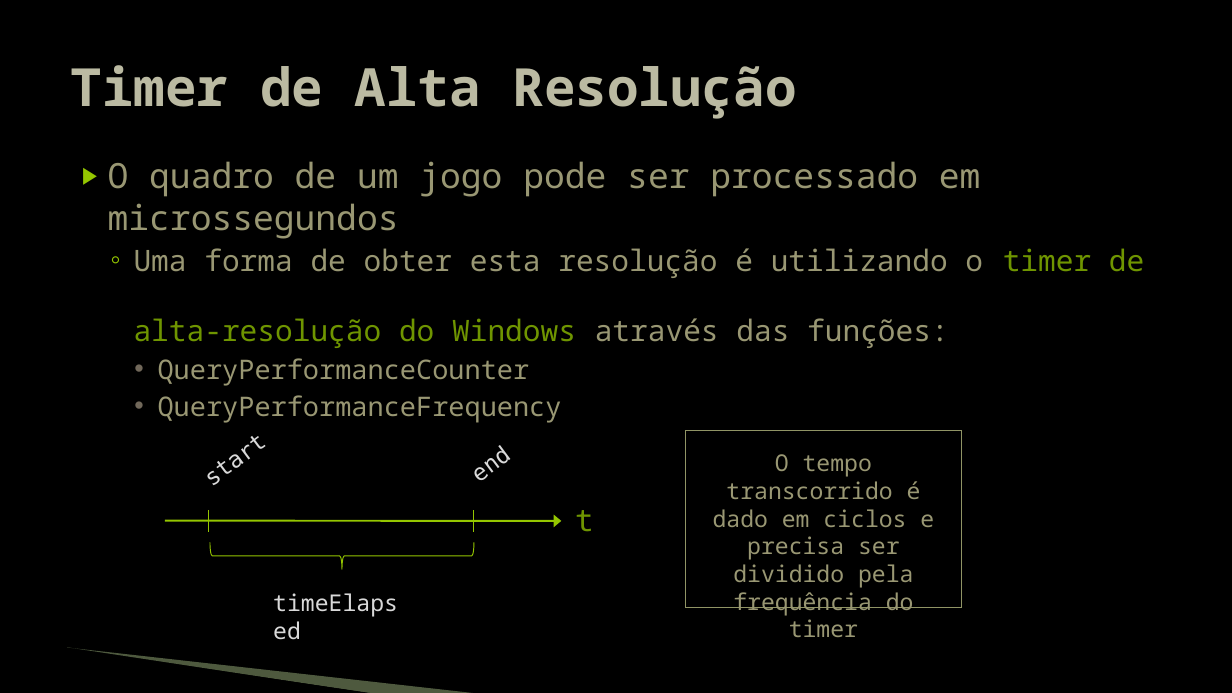
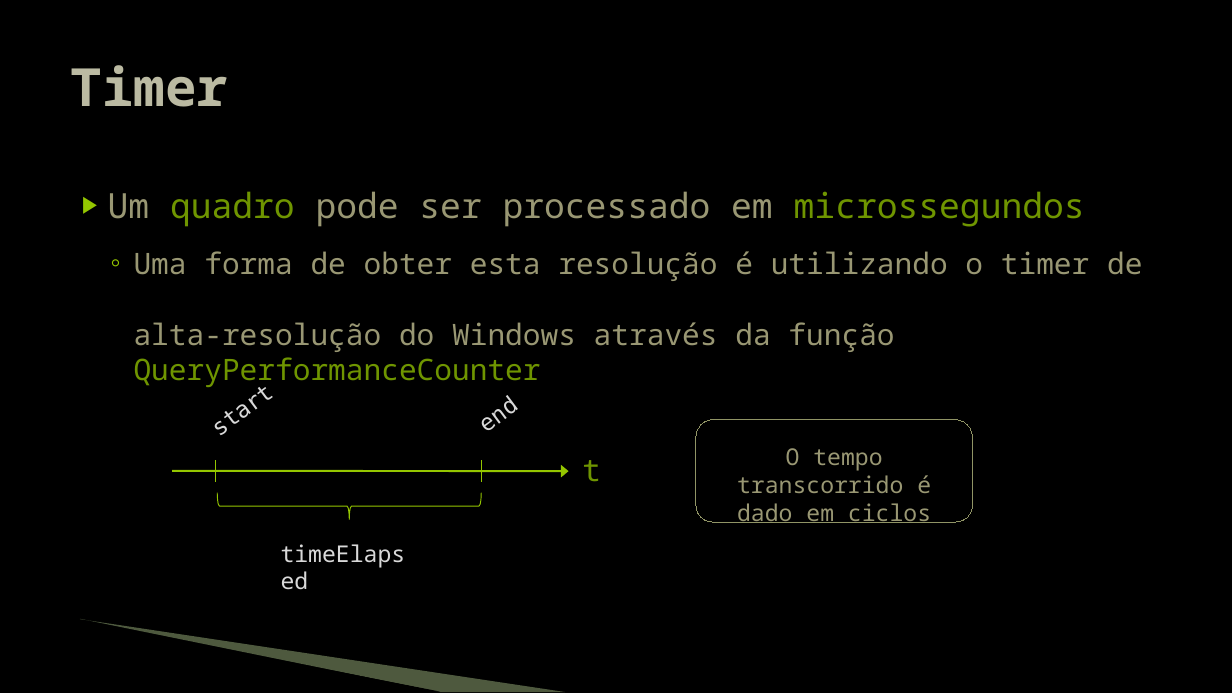
Before and after one commit to JudsonSS/Jogos, a slide deck: slide 14 of Slides/07. Taxa de Atualização.pptx (slide 13 before the commit). Drawn at 1232x693 pixels with LibreOffice and Linux fonts; fonts in the diff are those of the drawing; background and template pictures are left out. Boxes give left, top, right and bottom in pixels: in the first picture for what was removed or moved away, otherwise in the second. Text is boxed around its words. In the diff, an @@ line names an element or a change of style, - is before the commit and + after.

```diff
--- a/Slides/07. Taxa de Atualização.pptx
+++ b/Slides/07. Taxa de Atualização.pptx
@@ title at (71,65,229,107): text changed @@
-Timer de Alta Resolução
+Timer
@@ text at (108,191,1142,388): text changed @@
-▶ O quadro de um jogo pode ser processado em microssegundos
-  ◦ Uma forma de obter esta resolução é utilizando o timer de
-    alta-resolução do Windows através das funções:
-    • QueryPerformanceCounter
-    • QueryPerformanceFrequency
+▶ Um quadro pode ser processado em microssegundos
+  ◦ Uma forma de obter esta resolução é utilizando o timer de
+    alta-resolução do Windows através da função
+    QueryPerformanceCounter
@@ rounded rectangle "O tempo transcorrido é dado ...": place and size @@
-rounded rectangle "O tempo transcorrido é dado ..." at (686,431,962,607)
+rounded rectangle "O tempo transcorrido é dado ..." at (696,420,972,522)
@@ rounded rectangle "O tempo transcorrido é dado ..." at (696,420,972,522): rectangle to rounded rectangle @@
@@ text in rounded rectangle at (737,448,931,523): text changed @@
-O tempo transcorrido é dado em ciclos e precisa ser dividido pela frequência do timer
+O tempo transcorrido é dado em ciclos
@@ 3 texts, 1 right brace, 1 arrow, 1 line: place and size @@
-3 texts, 1 right brace, 1 arrow, 1 line at (165,427,593,570)
+3 texts, 1 right brace, 1 arrow, 1 line at (172,377,600,520)
@@ line moved from (474, 510) - (474, 532) to (482, 460) - (482, 482) @@
@@ text "timeElapsed": place and size @@
-text "timeElapsed" at (264,584,420,621)
+text "timeElapsed" at (272,534,427,571)
@@ freeform shape: place and size @@
-freeform shape at (66,649,374,693)
+freeform shape at (78,621,440,692)
@@ freeform shape: place and size @@
-freeform shape at (67,648,481,693)
+freeform shape at (80,619,566,692)
```
Also in this commit, not shown: 14 other slides changed, 2 slides added.
